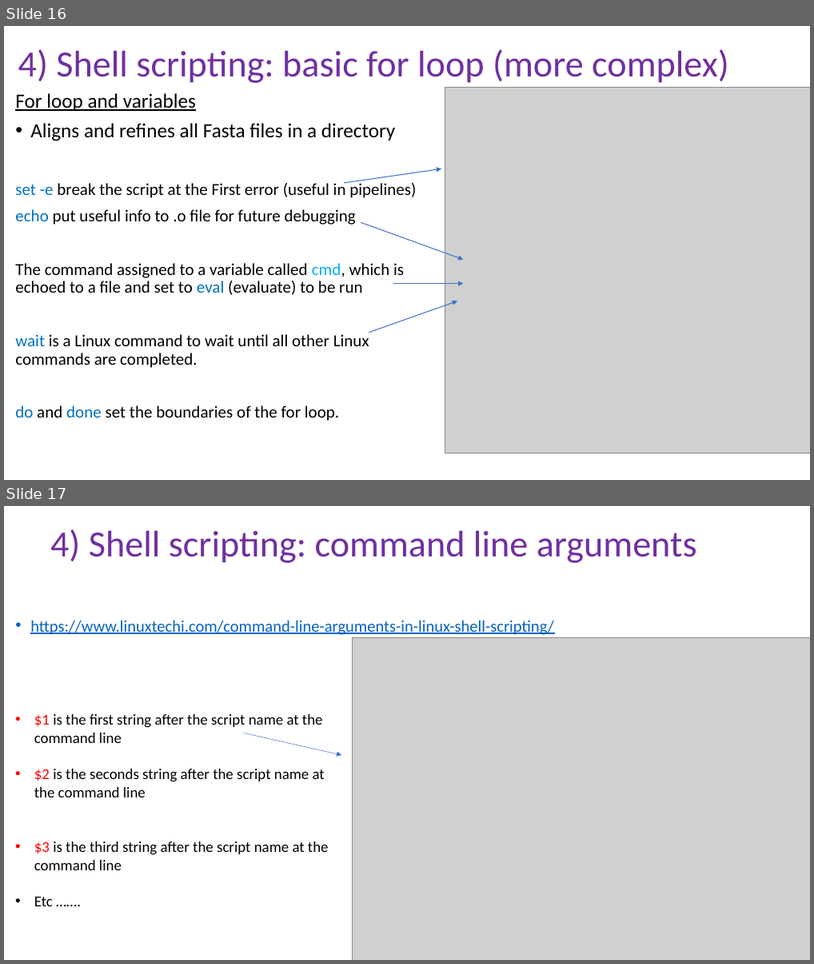
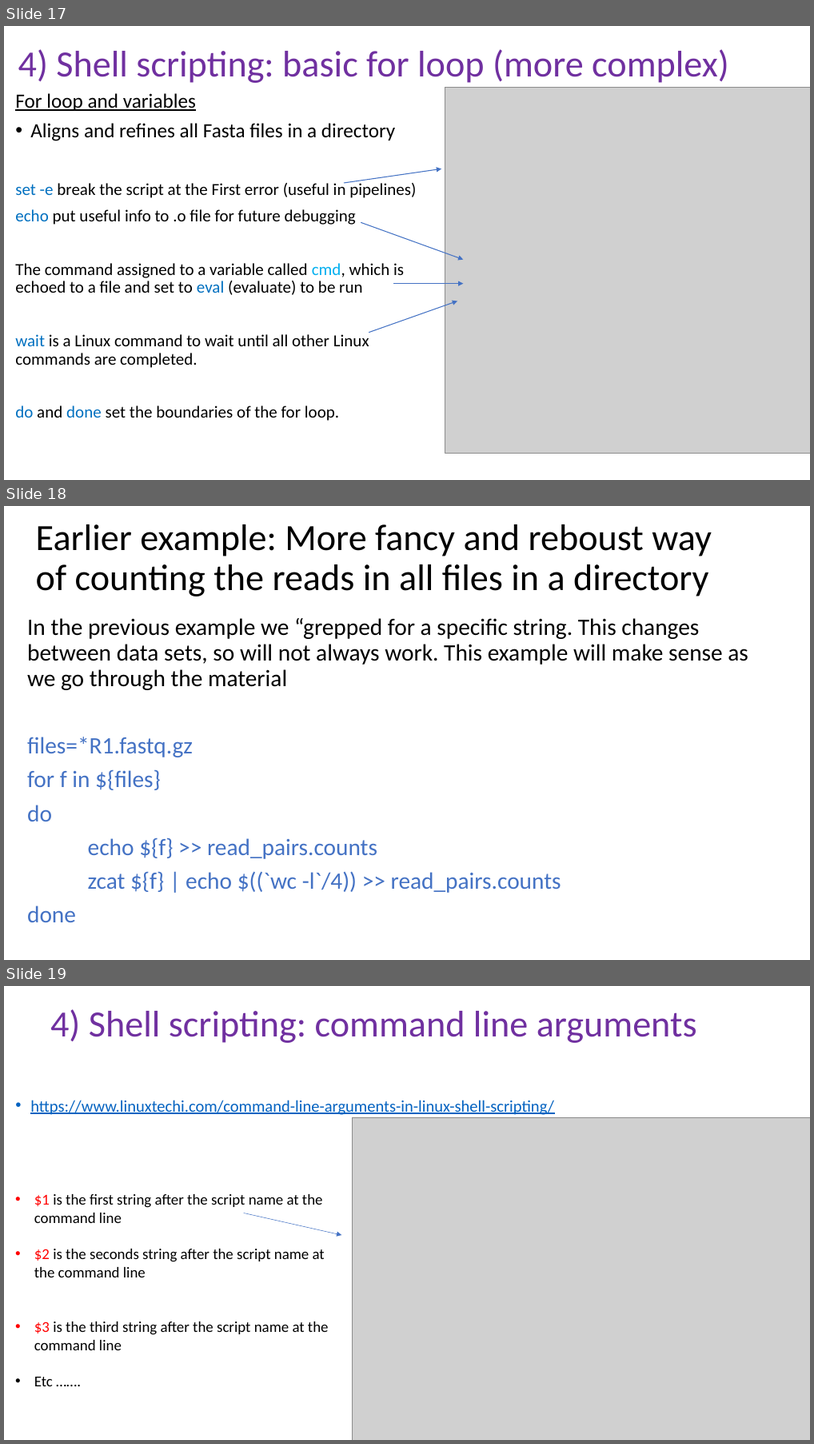
Before and after one commit to peterthorpe5/Msc_Digital_Health, a slide deck: powerpoint/4_Shell_scripting.pptx. Shown one above the other, each under a label of ours: slides 16 and 17 before the commit, slides 17, 18 and 19 after it. The pictures are 814x964 and 814x1444 pixels, drawn with LibreOffice and Linux fonts; fonts in the diff are those of the drawing; grey boxes stand for pictures. Boxes give left, top, right and bottom in pixels: in the first picture for what was removed or moved away, otherwise in the second. Text is boxed around its words. In the diff, an @@ line names an element or a change of style, - is before the commit and + after.

```diff
--- a/powerpoint/4_Shell_scripting.pptx
+++ b/powerpoint/4_Shell_scripting.pptx
@@ slide 18 added at (4, 506, 810, 960), background #FFFFFF @@
@@ title added at (36, 524, 712, 596), 44 pt, text #000000 @@
+Earlier example: More fancy and reboust way of counting the reads in all files in a directory
@@ text added at (27, 618, 749, 922), 28 pt, text #000000 @@
+In the previous example we “grepped for a specific string. This changes between data sets, so will not always work. This example will make sense as we go through the material
+files=*R1.fastq.gz
+for f in ${files}
+do
+echo ${f} >> read_pairs.counts
+zcat ${f} | echo $((`wc -l`/4)) >> read_pairs.counts
+done
@@ what was slide 16 is now slide 17 @@
@@ what was slide 17 is now slide 19 @@
```
Also in this commit, not shown: 4 slides changed, 1 other slide added, 1 other file.
